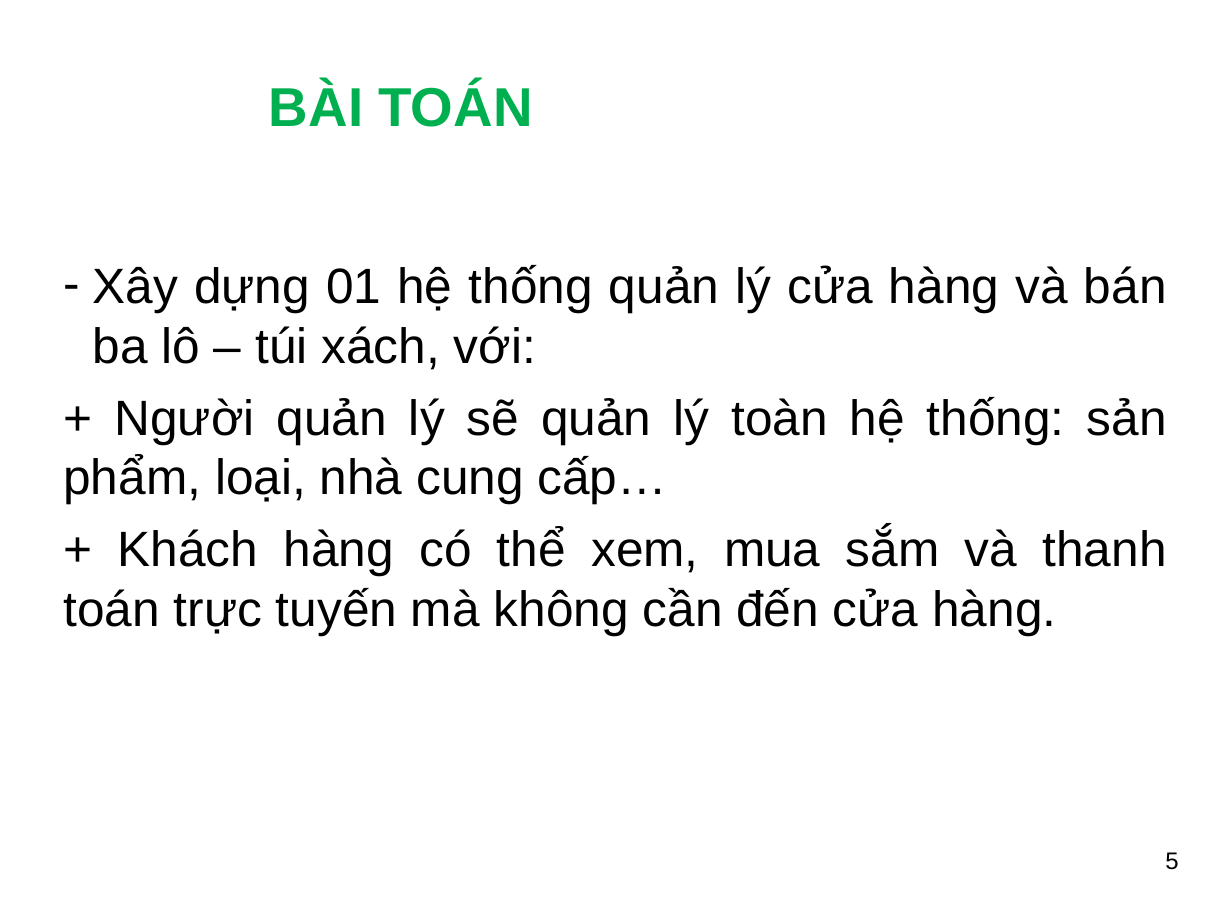
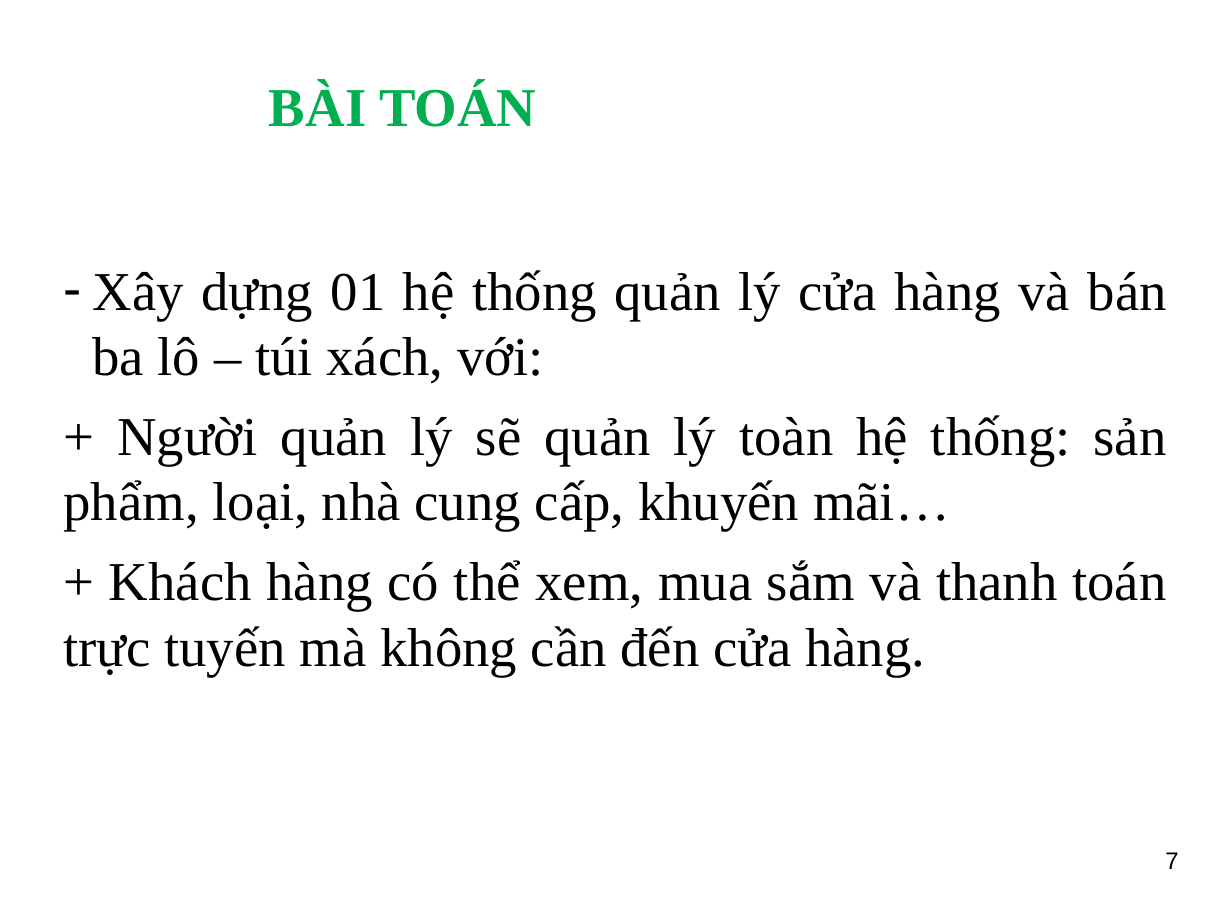
Before and after one commit to dangtuanhuy/MyBagBag, a slide deck: slide 7 of Doc/SlideBC_DT_Huy.ppt (slide 5 before the commit). Drawn at 1232x924 pixels with LibreOffice and Linux fonts; fonts in the diff are those of the drawing; background and template pictures are left out. Boxes give left, top, right and bottom in pixels: in the first picture for what was removed or moved away, otherwise in the second. Text is boxed around its words. In the diff, an @@ line names an element or a change of style, - is before the commit and + after.

```diff
--- a/Doc/SlideBC_DT_Huy.ppt
+++ b/Doc/SlideBC_DT_Huy.ppt
@@ title "BÀI TOÁN" at (x1=269, y1=84, x2=536, y2=127): font Arial to Times New Roman @@
@@ text at (x1=63, y1=270, x2=1167, y2=676): size 29 to 32 pt, font Arial to Times New Roman in "Xây dựng 01 hệ thống quản lý ...", "+ Khách hàng có thể xem, mua ..." @@
@@ text at (x1=63, y1=415, x2=1167, y2=531): text changed; size 29 to 32 pt; font Arial to Times New Roman @@
-+ Người quản lý sẽ quản lý toàn hệ thống: sản phẩm, loại, nhà cung cấp…
++ Người quản lý sẽ quản lý toàn hệ thống: sản phẩm, loại, nhà cung cấp, khuyến mãi…
@@ page number at (x1=1165, y1=852, x2=1178, y2=869): text changed @@
-5
+7
```
Also in this commit, not shown: 24 other slides changed, 4 slides added, 11 other files.
